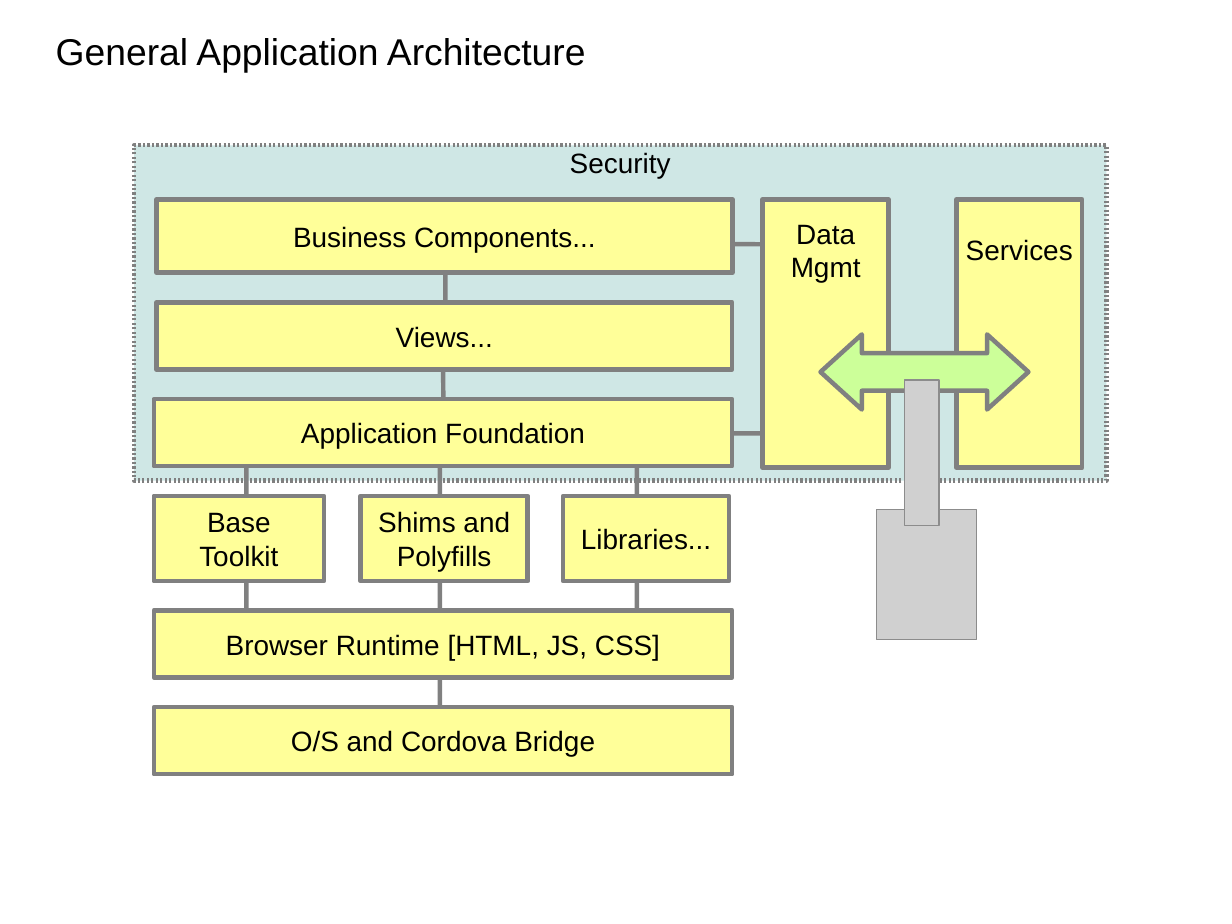
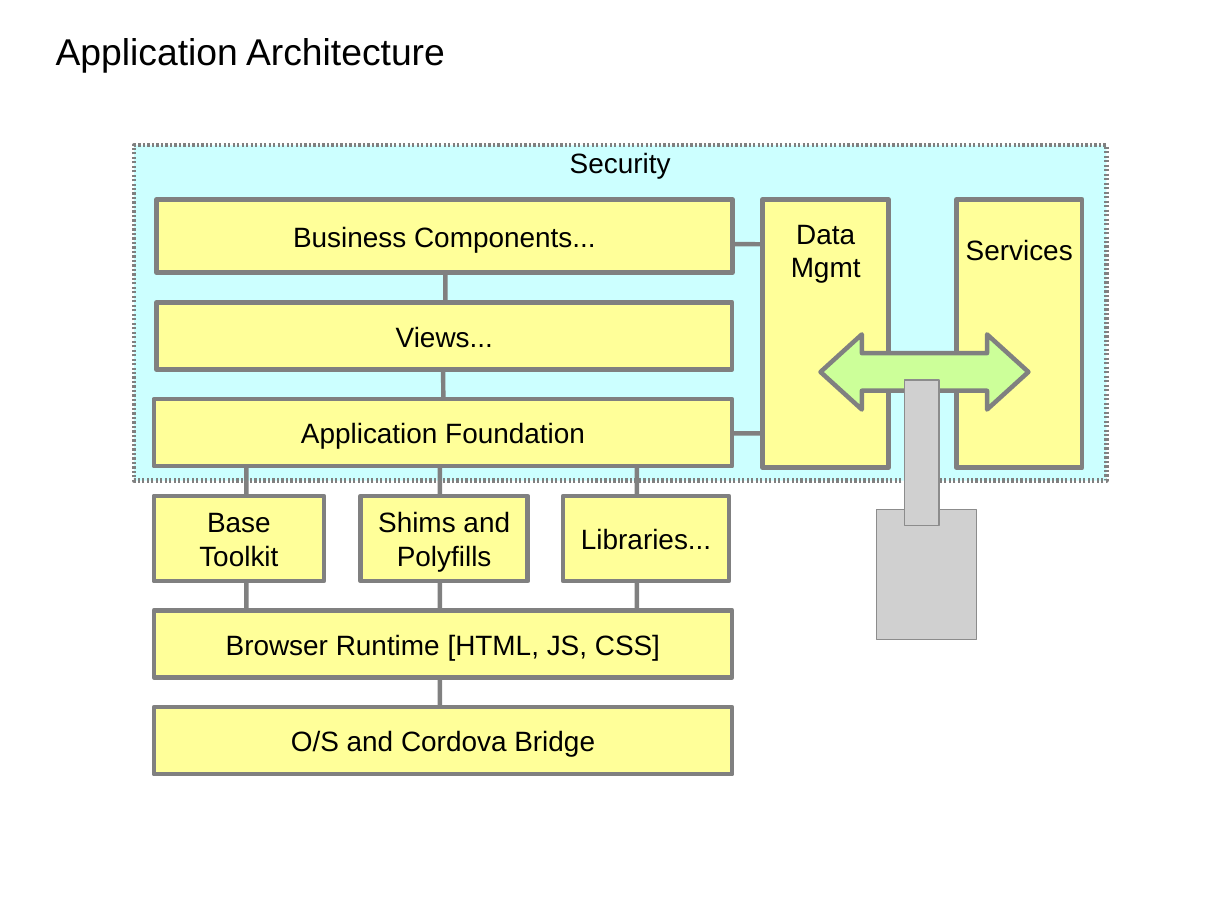
Before and after one commit to spa-js/spa-js.github.io, a slide deck: slide 1 of pages/app-arch/images/AppArch_Diagrams.odp. Drawn at 1232x924 pixels with LibreOffice and Linux fonts; fonts in the diff are those of the drawing; grey boxes stand for pictures. Boxes give left, top, right and bottom in pixels: in the first picture for what was removed or moved away, otherwise in the second. Text is boxed around its words. In the diff, an @@ line names an element or a change of style, - is before the commit and + after.

```diff
--- a/pages/app-arch/images/AppArch_Diagrams.odp
+++ b/pages/app-arch/images/AppArch_Diagrams.odp
@@ text at [56,38,445,72]: text changed @@
-General Application Architecture
+Application Architecture
@@ rectangle "Security" at [134,145,1107,481]: fill #CFE7E5 to #CCFFFF @@
```
Also in this commit, not shown: 3 other slides changed, 9 slides added, 1 slide removed, 28 other files.
